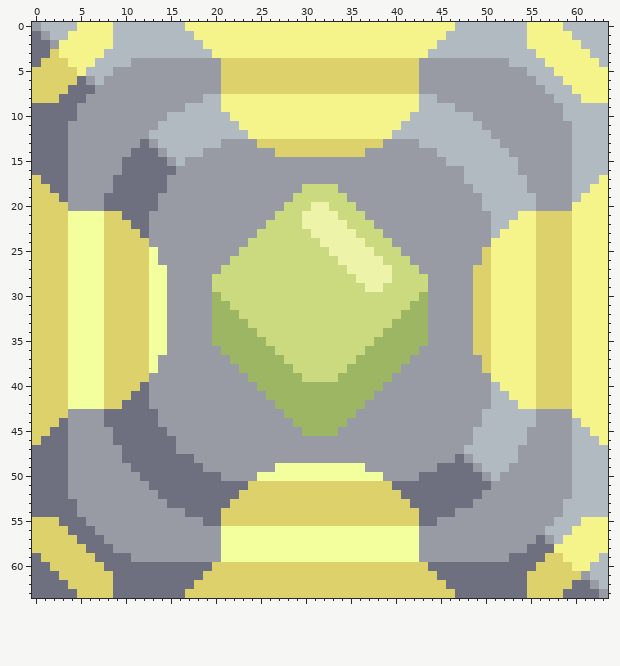
A pixel-art sprite gets an edit: sprites/blocks/effect/trading-stations/plastanium-trading-station.png. Above is the file before it was changed.
The file is 64x64 pixels.
The same view after the edit:
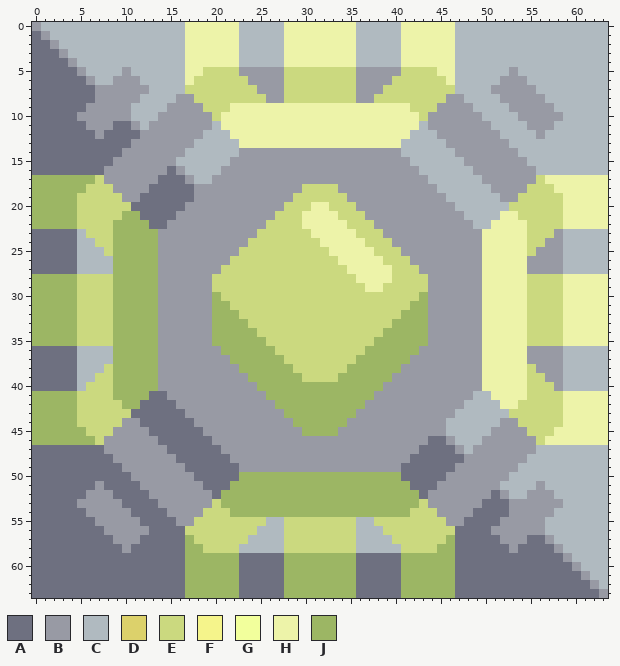
Palette (. is transparent): A #6e7080  B #989aa4  C #b0bac0  D #dcd16b  E #cbd97f  F #f5f48b  G #f2ff9c  H #edf3a9  J #9cb664
Diff:
Changed rows in their new state; - is an unchanged pixel.
first column x 0:
 0 -----CCCC--------HHHHHHCCCCCHHHHHHHHCCCCCHHHHHH--------CCCC-----
 1 ----CCCCC--------HHHHHHCCCCCHHHHHHHHCCCCCHHHHHH--------CCCCC----
 2 ---CCCCCC--------HHHHHHCCCCCHHHHHHHHCCCCCHHHHHH--------CCCCCC---
 3 --ABCCCC---------HHHHHHCCCCCHHHHHHHHCCCCCHHHHHH---------CCCCCC--
 4 -AAABCC----CCCCCCHHHHHHCCCCCHHHHHHHHCCCCCHHHHHHCCCCCC----CCCCCC-
 5 AAAAAB---C-CCCCCCHHEEEEBBBBBEEEEEEEEBBBBBEEEEHHCCCCCC-C---CCCCCC
 6 AAAAA---C---CCCCCHEEEEEEBBBBEEEEEEEEBBBBEEEEEEHCCCCC---C---CCCCC
 7 AAAA---------CCCCEEEEEEEEBBBEEEEEEEEBBBEEEEEEEECCCC-----C---CCCC
 8 AAA---A-----CCCC--EEEEEEEEBBEEEEEEEEBBEEEEEEEE--CCCC-----C---CCC
 9 -----A-----CCCC--BBEEEHHHHHHHHHHHHHHHHHHHHEEEBB--CCCC-----C-----
10 -----------CCC-BBBBBEHHHHHHHHHHHHHHHHHHHHHHEBBBBB-CCCC----------
11 ----AA---AA-C-BBBBBB-HHHHHHHHHHHHHHHHHHHHHH-BBBBBB-CCCC---CC----
12 ----AAA-AAAA-BBBBBB---HHHHHHHHHHHHHHHHHHHH---BBBBBB-CCCC-CCC----
13 ----AAAAAAA-B-BBBB---CCHHHHHHHHHHHHHHHHHHCC---BBBBBB-CCCCCCC----
14 ----AAAAAA-BBB-BB--CCCC----BBBBBBBBBB----CCCC--BBBBBB-CCCCCC----
15 ----AAAAA-BBBBB--CCCCC--------------------CCCC--BBBBBB-CCCCC----
16 ----AAAA--BBBBB--CCCC----------------------CCCCC-BBBBB--CCCC----
17 JJJJJJJE-BBBBB-AA-CC------------------------CCCC--BBBBB-EHHHHHHH
18 JJJJJJEEEBBBB--AAA---------------------------CCCC--BBBBEEEHHHHHH
19 JJJJJEEEEEBB--AAAA----------------------------CCCC--BBEEEEEHHHHH
20 JJJJJEEEEEE---AAA------------------------------CCC---EEEEEEHHHHH
21 JJJJJEEEEEJJ-AAA--------------------------------CCC-HHEEEEEHHHHH
22 JJJJJEEEEJJJJAA----------------------------------CCHHHHEEEEHHHHH
23 AAAAACEEEJJJJJ------------------------------------HHHHHEEEBCCCCC
24 AAAAACCEEJJJJJ------------------------------------HHHHHEEBBCCCCC
25 AAAAACCCEJJJJJ------------------------------------HHHHHEBBBCCCCC
26 AAAAACCCCJJJJJ------------------------------------HHHHHBBBBCCCCC
27 AAAAACCCCJJJJJB----------------------------------BHHHHHBBBBCCCCC
28 JJJJJEEEEJJJJJB----------------------------------BHHHHHEEEEHHHHH
29 JJJJJEEEEJJJJJB----------------------------------BHHHHHEEEEHHHHH
30 JJJJJEEEEJJJJJB----------------------------------BHHHHHEEEEHHHHH
31 JJJJJEEEEJJJJJB----------------------------------BHHHHHEEEEHHHHH
32 JJJJJEEEEJJJJJB----------------------------------BHHHHHEEEEHHHHH
33 JJJJJEEEEJJJJJB----------------------------------BHHHHHEEEEHHHHH
34 JJJJJEEEEJJJJJB----------------------------------BHHHHHEEEEHHHHH
35 JJJJJEEEEJJJJJB----------------------------------BHHHHHEEEEHHHHH
36 AAAAACCCCJJJJJB----------------------------------BHHHHHBBBBCCCCC
37 AAAAACCCCJJJJJ------------------------------------HHHHHBBBBCCCCC
38 AAAAACCCEJJJJJ------------------------------------HHHHHEBBBCCCCC
39 AAAAACCEEJJJJJ------------------------------------HHHHHEEBBCCCCC
40 AAAAACEEEJJJJJ------------------------------------HHHHHEEEBCCCCC
41 JJJJJEEEEJJJJAA----------------------------------CCHHHHEEEEHHHHH
42 JJJJJEEEEEJJ-AAA--------------------------------CCC-HHEEEEEHHHHH
43 JJJJJEEEEEE---AAA------------------------------CCC---EEEEEEHHHHH
44 JJJJJEEEEEBB--AAAA----------------------------CCCC--BBEEEEEHHHHH
45 JJJJJJEEEBBBB--AAAA---------------------------CCC--BBBBEEEHHHHHH
46 JJJJJJJE-BBBBB--AAAA------------------------AA-CC-BBBBB-EHHHHHHH
47 ----AAAA--BBBBB-AAAAA----------------------AAAA--BBBBB--CCCC----
48 ----AAAAA-BBBBBB--AAAA--------------------AAAAA--BBBBB-CCCCC----
49 ----AAAAAA-BBBBBB--AAAA----BBBBBBBBBB----AAAA--BB-BBB-CCCCCC----
50 ----AAAAAAA-BBBBBB---AAJJJJJJJJJJJJJJJJJJAA---BBBB-B-CCCCCCC----
51 ----AAA-AAAA-BBBBBB---JJJJJJJJJJJJJJJJJJJJ---BBBBBB-CCCC-CCC----
52 ----AA---AAAA-BBBBBB-JJJJJJJJJJJJJJJJJJJJJJ-BBBBBB-A-CC---CC----
53 ----------AAAA-BBBBBEJJJJJJJJJJJJJJJJJJJJJJEBBBBB-AAA-----------
54 -----A-----AAAA--BBEEEJJJJJJJJJJJJJJJJJJJJEEEBB--AAAA-----C-----
55 AAA---A-----AAAA--EEEEEEEECCEEEEEEEECCEEEEEEEE--AAAA-----C---CCC
56 AAAA---A-----AAAAEEEEEEEECCCEEEEEEEECCCEEEEEEEEAAAA---------CCCC
57 AAAAA---A---AAAAAJEEEEEECCCCEEEEEEEECCCCEEEEEEJAAAAA---A---CCCCC
58 AAAAAA---A-AAAAAAJJEEEECCCCCEEEEEEEECCCCCEEEEJJAAAAAA-A---BCCCCC
59 -AAAAAA----AAAAAAJJJJJJAAAAAJJJJJJJJAAAAAJJJJJJAAAAAA----AABCCC-
60 --AAAAAA---------JJJJJJAAAAAJJJJJJJJAAAAAJJJJJJ---------AAAABC--
61 ---AAAAAA--------JJJJJJAAAAAJJJJJJJJAAAAAJJJJJJ--------AAAAAA---
62 ----AAAAA--------JJJJJJAAAAAJJJJJJJJAAAAAJJJJJJ--------AAAAA----
63 -----AAAA--------JJJJJJAAAAAJJJJJJJJAAAAAJJJJJJ--------AAAA-----
